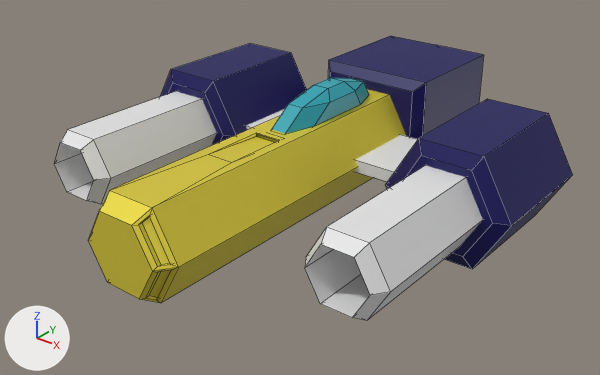
What one commit did to the FBX model Assets/Ships/PlayerShips/ShipC.fbx.
One viewpoint serves both versions: a 50 mm lens placed at (9.34, -11.22, 6.7), pointed at (-0.07, 0.54, -0.59). The axes (+X, +Y, +Z) are drawn at lower left. The lights are the same throughout. Mesh edges are drawn as thin lines. Where no turn or scale is listed for an object, it has been applied to the vertices.
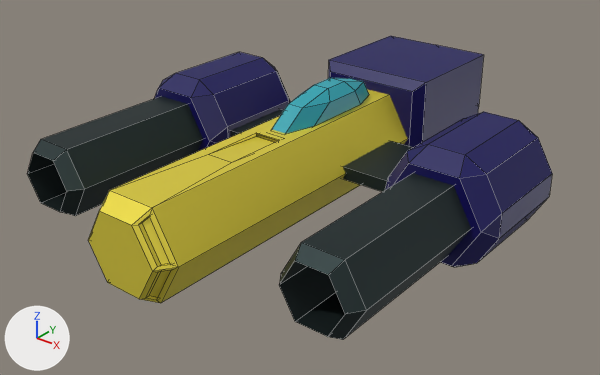
Where the newer file only moved an object's origin or applied its transform, the numbers keep the older frame.

Changed parts and their boxes (x1, y1, x2, y2) in the pictures (600 x 375 px; the box of a moved part takes in the faces that stretch with it):
'Cylinder.001', recoloured, surface changed, mesh moved (white to black): before (54, 91, 483, 321); after (27, 70, 471, 340)
'Cylinder.002', reshaped, moved, turned, rescaled: before (160, 43, 573, 269); after (154, 52, 552, 267)
'Cube', recoloured, surface changed, mesh moved (white to black): before (246, 109, 418, 182); after (230, 109, 413, 192)
part 1 of me_cylinder_002, moved or reshaped: before (160, 43, 573, 269); after (385, 112, 552, 267)
part 2 of me_cylinder_002, added: after (154, 52, 290, 152)

The edits, one by one:
Material 'Material' (mat_material) changes colour from white #e7e7e7 to black #323f40; in linear values from (0.8, 0.8, 0.8) to (0.0324, 0.0501, 0.0509).
In material 'Material' (mat_material), metallic goes from 0.0 to 0.813.
me_cube_002 has 16 vertices, 12 faces and spans x -3.91..0.9, y -0.83..0.83, z -0.13..0.13.
me_cube_002 is used by ob_cube; location (1.51, 1.84, 0.0).
me_cube_002 part 3: the whole mesh is moved by (0.0, -0.41, 0.0).
me_cylinder_001 has 48 vertices, 40 faces and spans x -7.06..0.79, y -3.25..2.99, z -0.68..0.68.
me_cylinder_001 is used by ob_cylinder_001; location (3.13, 0.66, 0.0).
me_cylinder_001 part 4: the whole mesh is moved by (0.0, -0.61, 0.0).
me_cylinder_002 is used by ob_cylinder_002; location (3.13, 1.96, 0.0); rotation (1.571, 1.571, 0.0), in degrees (90, 90, 0); scale (1.27, 1.27, 1.3).
me_cylinder_002 had 36 vertices, 28 faces and spanned x -0.87..0.87, y -5.93..1.0, z -1.0..1.09.
me_cylinder_002 now has 84 vertices, 88 faces and spans x -86.6..86.6, y -100.0..108.74, z -89.1..582.04.
me_cylinder_002 part 1: 36 vertices removed from x -0.87..0.87, y -5.93..1.0, z -1.0..1.09; 42 vertices added at x -86.6..86.6, y -100.0..108.74, z -89.1..89.1.
me_cylinder_002 part 2: 42 vertices added at x -86.6..86.6, y -100.0..108.74, z 403.84..582.04.
Object 'Cylinder.002' (ob_cylinder_002) moves from (3.13, 1.96, 0.0) to (3.13, 1.55, 0.0).
Object 'Cylinder.002' (ob_cylinder_002) turns from (90, 90, 0) to (-180, 90, 0) degrees about x, y and z.
Object 'Cylinder.002' (ob_cylinder_002) is rescaled from (1.27, 1.27, 1.3) to (0.0127, 0.013, 0.0127).
